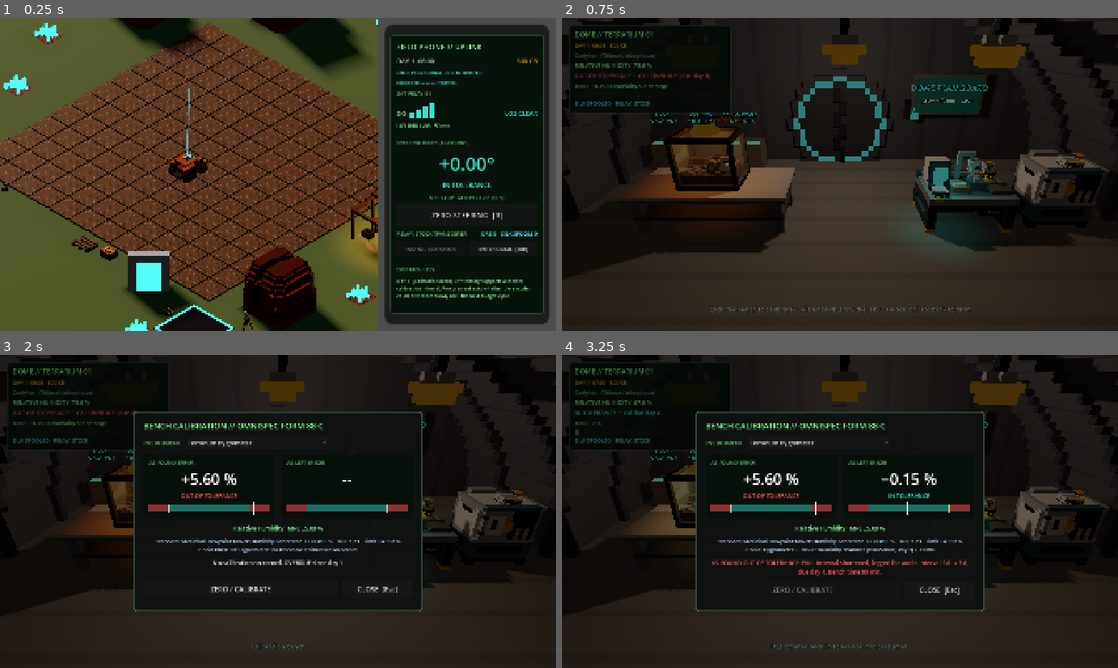
Above: before the commit, frames 1-4 (two rows, left to right).
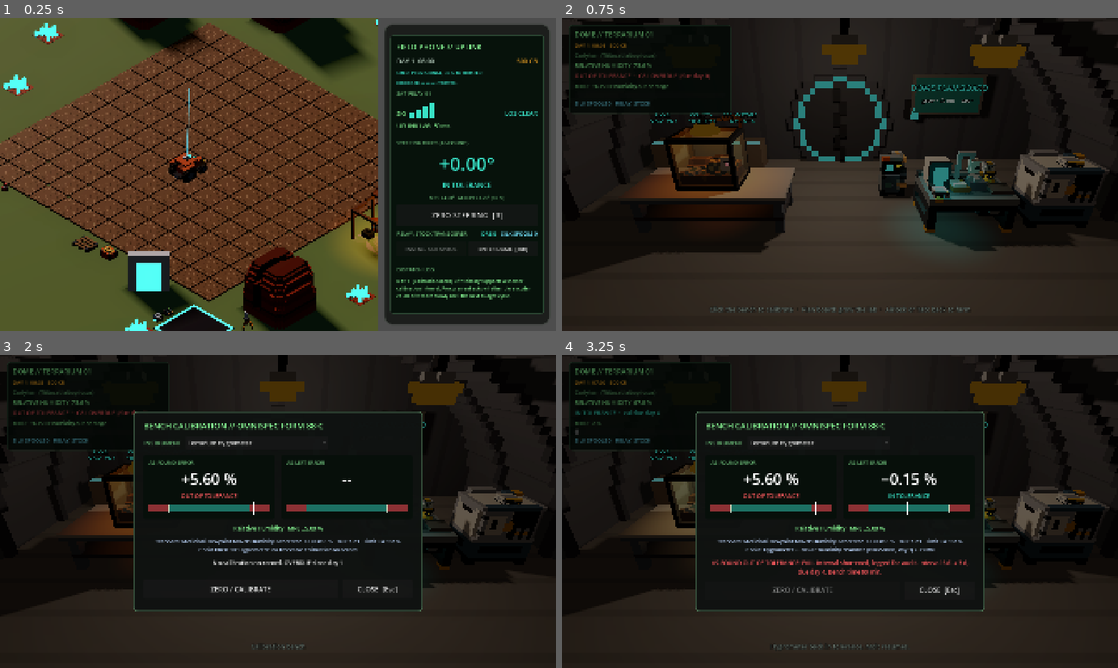
Above: after the commit, the same moments.

Repository: xlockeddown-glitch/out-of-spec
Game: Godot game, scene res://scenes/main_farm.tscn
The game is run twice, just before and just after one commit, with the same random seed, the same clock (stepped at 60 frames per second) and the same inputs.
Inputs (mouse positions are in pixels of both pictures, inside the frame that each line leads up to):
- Up to frame 1 (0.25 s): no input
- Up to frame 2 (0.75 s): click "ENTER DOME [Tab]" at 0.5 s
- Up to frame 3 (2 s): tap Enter at 1.25 s; move the mouse to (400, 495) at 1.27 s; hold D (rover_steer_right) from 1.28 s (still down); hold E (interact) from 1.28 s (still down); click (400, 495) at 1.42 s
- Up to frame 4 (3.25 s): release D (rover_steer_right) at 2 s; release E (interact) at 2 s; click "Terrarium Hygrometer" at 2 s; click "ZERO / CALIBRATE" at 2.75 s

The runs differ from the first frame. In frame 1, less than 0.1% of the frame differs, in the area x 27-30%, y 94-98%; in frame 2, 0.7%, in the area x 56-64%, y 42-58%; in frame 3, less than 0.1%; in frame 4, less than 0.1%.

Commit message:
Place the PX-1 on the field pad and the MD-2P in the dome
Both are inspectable. The tarantulas and the FM-3 case wait on Ryan.

Co-Authored-By: Claude Opus 5.5 <noreply@anthropic.com>

Diff:
--- a/data/props.json
+++ b/data/props.json
@@ -47,5 +47,13 @@
   "dry_well_calibrator": {
     "display_name": "Dry-Well Calibrator",
     "description": "Temperature reference: a heated metal block with a well for the probe under test."
+  },
+  "px1_rotary_table": {
+    "display_name": "PX-1 Rotary Table",
+    "description": "Angle reference: it turns to set angles, and the steering encoder on the jig is checked against them."
+  },
+  "md2p_humidity_generator": {
+    "display_name": "MD-2P Humidity Generator",
+    "description": "Humidity reference: it makes air at a set relative humidity for the hygrometer under test."
   }
 }
--- a/scenes/dome_interior.tscn
+++ b/scenes/dome_interior.tscn
@@ -118,6 +118,9 @@
 
 [sub_resource type="BoxShape3D" id="Inspect_dry_well_calibrator"]
 size = Vector3(0.25, 0.35, 0.25)
+
+[sub_resource type="BoxShape3D" id="Inspect_md2p_humidity_generator"]
+size = Vector3(0.7, 1.2, 0.6)
 
 [node name="DomeInterior" type="Node3D"]
 script = ExtResource("1_dome")
@@ -614,6 +617,22 @@
 [node name="Shape" type="CollisionShape3D" parent="EnvChamberCartModel/Inspect"]
 shape = SubResource("Inspect_env_chamber_cart")
 
+[node name="HumidityGeneratorModel" type="Node3D" parent="."]
+transform = Transform3D(-1, 0, 0, 0, 1, 0, 0, 0, -1, 1.5, 0, -1.2)
+script = ExtResource("5_slot")
+model_path = "res://assets/voxels/md2p_humidity_generator.glb"
+model_scale = 0.1
+
+[node name="Inspect" type="Area3D" parent="HumidityGeneratorModel"]
+position = Vector3(0, 0.6, 0)
+collision_layer = 8
+collision_mask = 0
+script = ExtResource("30_inspect")
+prop_id = "md2p_humidity_generator"
+
+[node name="Shape" type="CollisionShape3D" parent="HumidityGeneratorModel/Inspect"]
+shape = SubResource("Inspect_md2p_humidity_generator")
+
 [node name="StationModel" type="Node3D" parent="CalStation" node_paths=PackedStringArray("greybox")]
 script = ExtResource("5_slot")
 model_path = "res://assets/voxels/cal_station.glb"
--- a/scenes/main_farm.tscn
+++ b/scenes/main_farm.tscn
@@ -112,6 +112,9 @@
 [sub_resource type="BoxShape3D" id="Inspect_steering_encoder_jig"]
 size = Vector3(0.6, 0.4, 0.6)
 
+[sub_resource type="BoxShape3D" id="Inspect_px1_rotary_table"]
+size = Vector3(0.6, 0.3, 0.6)
+
 [sub_resource type="BoxShape3D" id="Inspect_irrigation_junction"]
 size = Vector3(1.2, 0.8, 1.2)
 
@@ -343,6 +346,22 @@
 
 [node name="Shape" type="CollisionShape3D" parent="WorldView/WorldViewport/World/FieldCalPad/EncoderJig/Inspect"]
 shape = SubResource("Inspect_steering_encoder_jig")
+
+[node name="RotaryTable" type="Node3D" parent="WorldView/WorldViewport/World/FieldCalPad"]
+transform = Transform3D(-1, 0, 0, 0, 1, 0, 0, 0, -1, -2.6, 0, 1)
+script = ExtResource("12_slot")
+model_path = "res://assets/voxels/px1_rotary_table.glb"
+model_scale = 0.1
+
+[node name="Inspect" type="Area3D" parent="WorldView/WorldViewport/World/FieldCalPad/RotaryTable"]
+position = Vector3(0, 0.15, 0)
+collision_layer = 8
+collision_mask = 0
+script = ExtResource("30_inspect")
+prop_id = "px1_rotary_table"
+
+[node name="Shape" type="CollisionShape3D" parent="WorldView/WorldViewport/World/FieldCalPad/RotaryTable/Inspect"]
+shape = SubResource("Inspect_px1_rotary_table")
 
 [node name="DropPod" type="Node3D" parent="WorldView/WorldViewport/World" node_paths=PackedStringArray("drone")]
 visible = false
Not shown: 1 places in scenes/dome_interior.tscn that only renumber resources
Not shown, changed: docs/decisions.md
